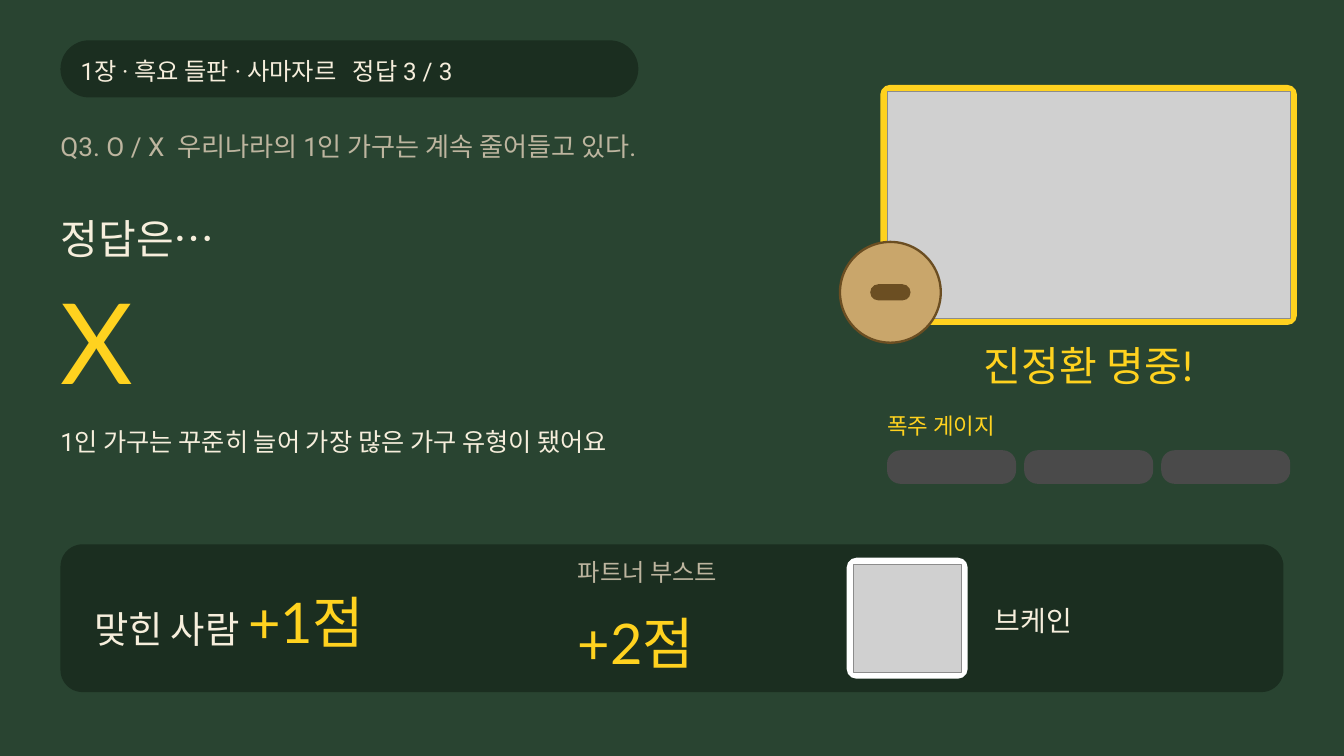
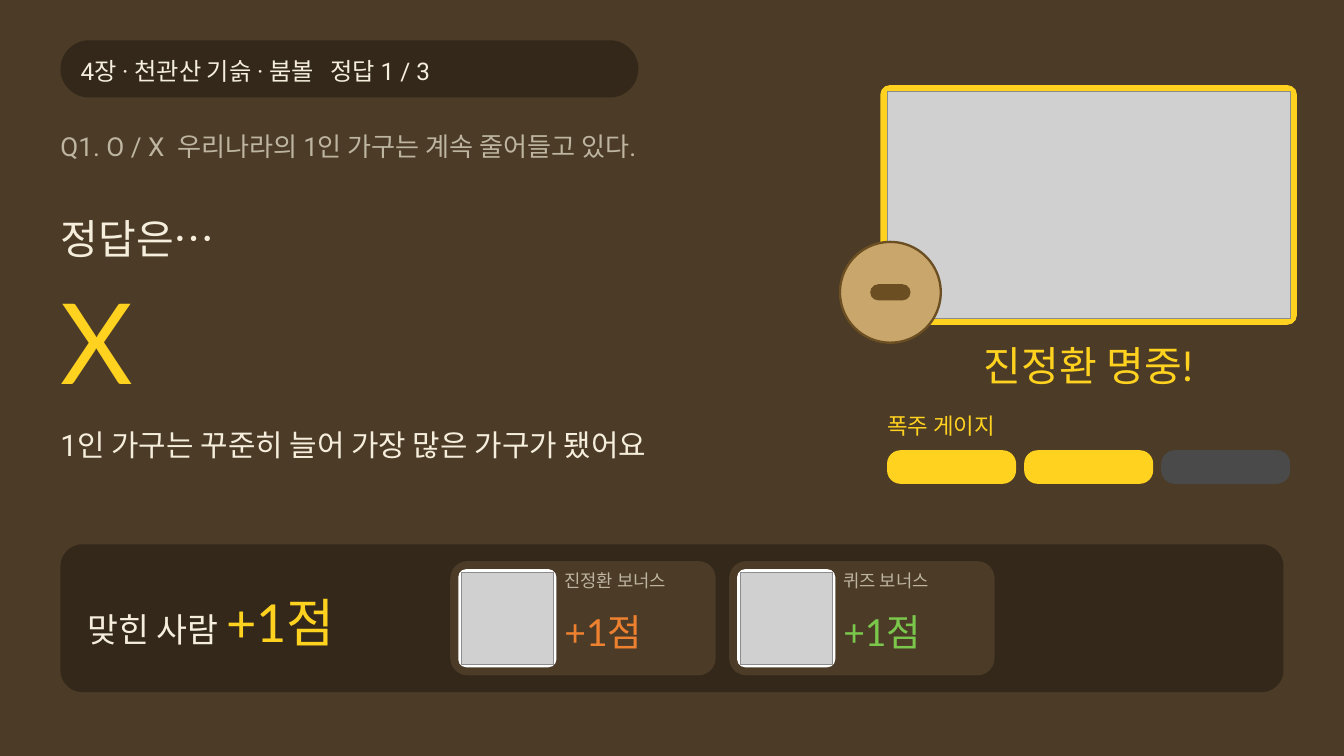
Before and after one commit to choivoo/-, a slide deck: slide 51 of 레전드_히스이_대모험_주거와도시.pptx (slide 30 before the commit). Drawn at 1344x756 pixels with LibreOffice and Linux fonts; fonts in the diff are those of the drawing; grey boxes stand for pictures. Boxes give left, top, right and bottom in pixels: in the first picture for what was removed or moved away, otherwise in the second. Text is boxed around its words. In the diff, an @@ line names an element or a change of style, - is before the commit and + after.

```diff
--- a/레전드_히스이_대모험_주거와도시.pptx
+++ b/레전드_히스이_대모험_주거와도시.pptx
@@ background #294431 to #4B3B27 @@
@@ rounded rectangle at [60, 40, 638, 97]: fill #1B2E20 to #33281A @@
@@ text at [81, 60, 430, 82]: text changed @@
-1장 · 흑요 들판 · 사마자르 정답 3 / 3
+4장 · 천관산 기슭 · 붐볼 정답 1 / 3
@@ text at [60, 134, 636, 159]: text changed @@
-Q3. O / X 우리나라의 1인 가구는 계속 줄어들고 있다.
+Q1. O / X 우리나라의 1인 가구는 계속 줄어들고 있다.
@@ text at [60, 431, 646, 459]: text changed; size 27 to 32 pt @@
-1인 가구는 꾸준히 늘어 가장 많은 가구 유형이 됐어요
+1인 가구는 꾸준히 늘어 가장 많은 가구가 됐어요
@@ rounded rectangle at [887, 450, 1016, 484]: fill #4A4A4A to #FFD21F @@
@@ rounded rectangle at [1024, 450, 1153, 484]: fill #4A4A4A to #FFD21F @@
@@ rounded rectangle at [60, 544, 1284, 692]: fill #1B2E20 to #33281A @@
@@ text "맞힌 사람 +1점": place and size @@
-text "맞힌 사람 +1점" at [94, 596, 364, 647]
+text "맞힌 사람 +1점" at [87, 598, 335, 646]
@@ text "맞힌 사람 +1점" at [87, 598, 335, 646]: size 40 to 36 pt in "맞힌 사람"; size 60 to 56 pt in "+1점" @@
@@ rounded rectangle added at [450, 561, 716, 675], fill #4B3B27 @@
@@ rounded rectangle added at [458, 569, 556, 667], fill #FFFFFF @@
@@ text removed at [578, 561, 717, 583] @@
-파트너 부스트
@@ rounded rectangle added at [729, 561, 995, 675], fill #4B3B27 @@
@@ rounded rectangle: place and size @@
-rounded rectangle at [847, 558, 968, 679]
+rounded rectangle at [737, 569, 835, 667]
@@ picture removed at [853, 564, 961, 672] @@
@@ picture added at [462, 573, 553, 664] @@
@@ text added at [564, 572, 666, 589], 19 pt, text #BDB59F @@
+진정환 보너스
@@ picture added at [741, 573, 832, 664] @@
@@ text added at [843, 572, 929, 589], 19 pt, text #BDB59F @@
+퀴즈 보너스
@@ text added at [564, 615, 642, 649], 40 pt, text #EE8130 @@
++1점
@@ text removed at [578, 617, 694, 668] @@
-+2점
@@ text added at [843, 615, 921, 649], 40 pt, text #7AC74C @@
++1점
@@ text removed at [995, 608, 1072, 633] @@
-브케인
```
Also in this commit, not shown: 40 other slides changed, 29 slides added, 12 slides removed.
